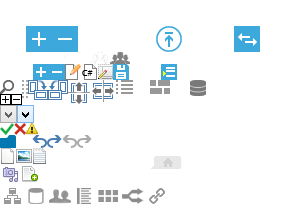
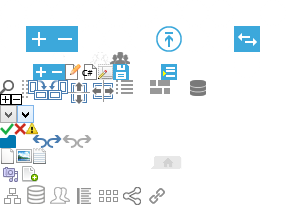
Layers edited between the first and the second 286 × 208 image:
painted on "ABtest" over [122, 187, 144, 205]
painted on "Modules" (2nd of 2, in "Sidebar") over [98, 190, 118, 202]
added layer "Memberships" (1st of 2, in "Sidebar") in group "Sidebar" over [50, 187, 70, 204]
hid "Memberships" (2nd of 2, in "Sidebar") over [49, 187, 71, 204]
painted on "Database" over [27, 185, 45, 204]
painted on "Site cluster copy" over [5, 190, 20, 203]
